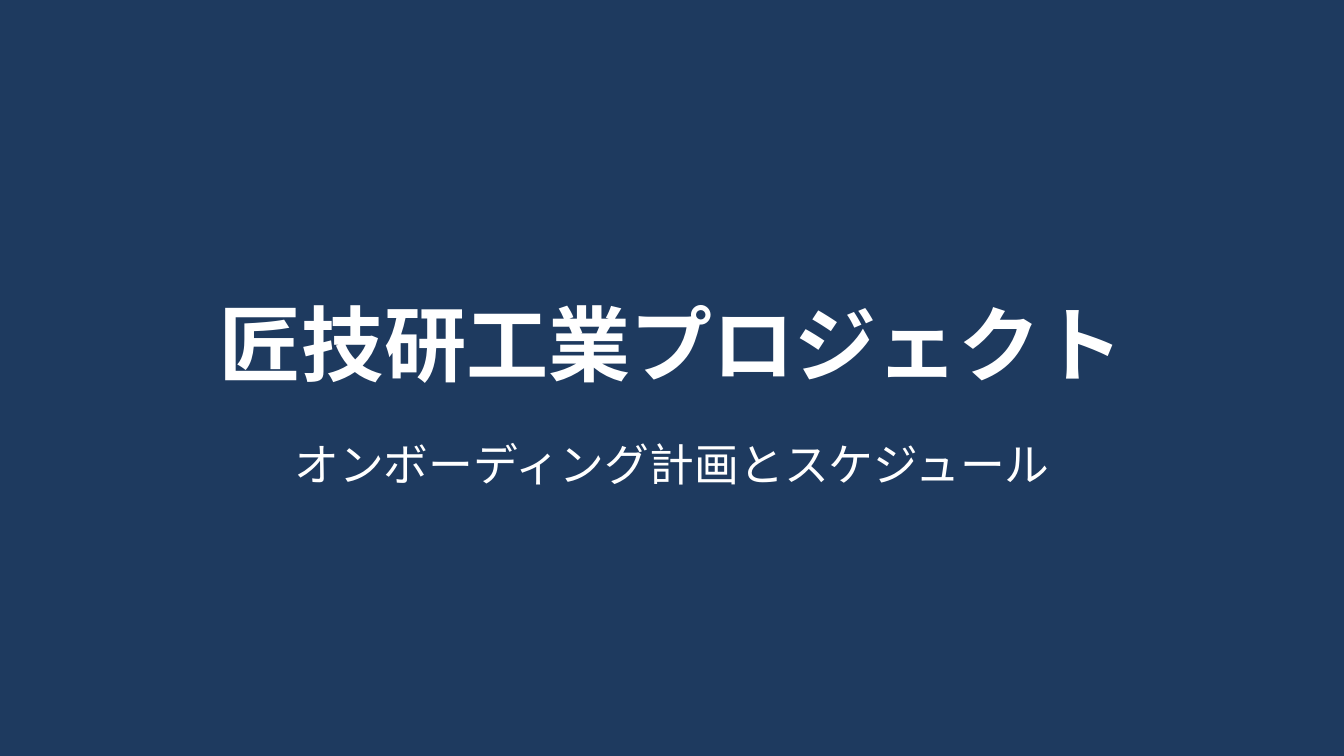
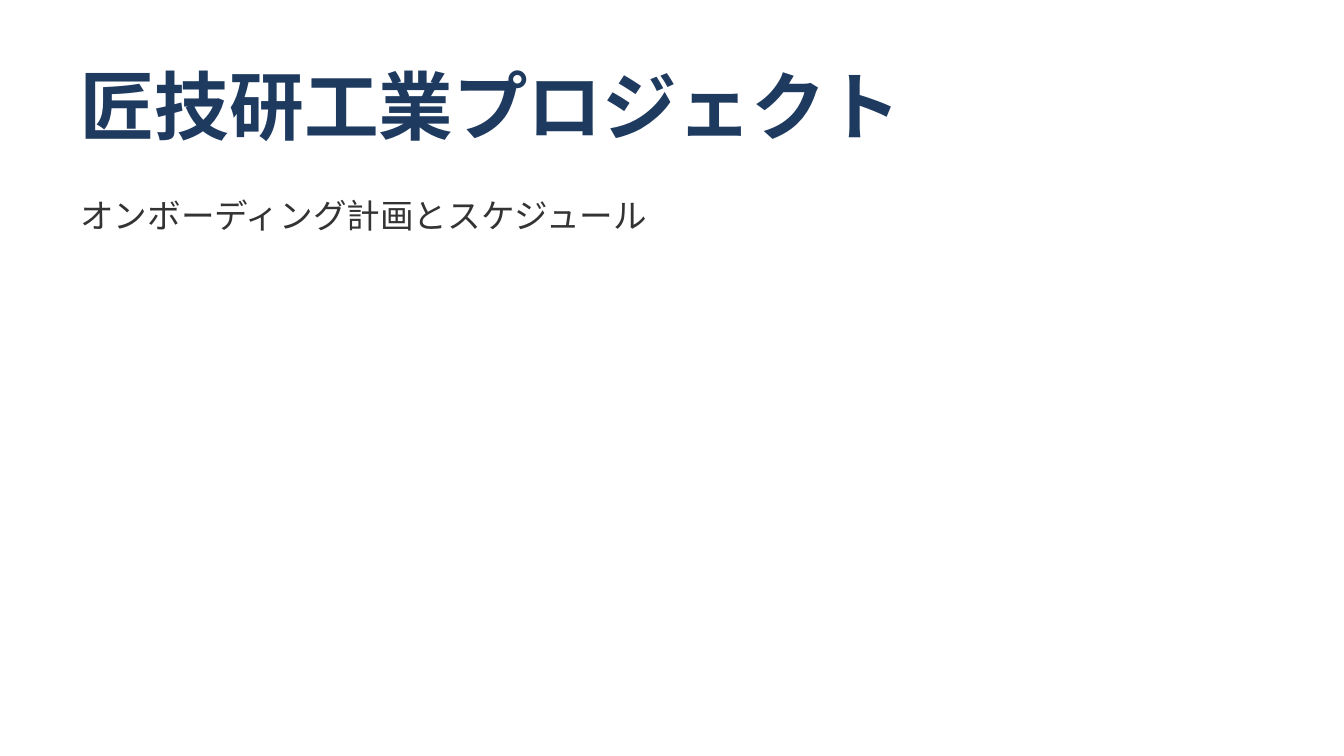
Before and after one commit to shoichitsuno-collab/MySpace_Shoichi-Tsuno, a slide deck: slide 1 of 匠技研工業プロジェクト_オンボーディング計画.pptx. Drawn at 1344x756 pixels with LibreOffice and Linux fonts; fonts in the diff are those of the drawing. Boxes give left, top, right and bottom in pixels: in the first picture for what was removed or moved away, otherwise in the second. Text is boxed around its words. In the diff, an @@ line names an element or a change of style, - is before the commit and + after.

```diff
--- a/匠技研工業プロジェクト_オンボーディング計画.pptx
+++ b/匠技研工業プロジェクト_オンボーディング計画.pptx
@@ background #1E3A5F to #FFFFFF @@
@@ text "匠技研工業プロジェクト": place and size @@
-text "匠技研工業プロジェクト" at [220, 305, 1123, 383]
+text "匠技研工業プロジェクト" at [80, 70, 901, 141]
@@ text "匠技研工業プロジェクト" at [80, 70, 901, 141]: size 44 to 40 pt, text colour #FFFFFF to #1E3A5F; alignment centre to left; vertical alignment middle to top @@
@@ text "オンボーディング計画とスケジュール": place and size @@
-text "オンボーディング計画とスケジュール" at [294, 443, 1049, 485]
+text "オンボーディング計画とスケジュール" at [80, 199, 646, 231]
@@ text "オンボーディング計画とスケジュール" at [80, 199, 646, 231]: size 24 to 18 pt, text colour #FFFFFF to #333333; alignment centre to left @@
```
Also in this commit, not shown: 8 other slides changed, 5 slides added, 13 slides removed.
